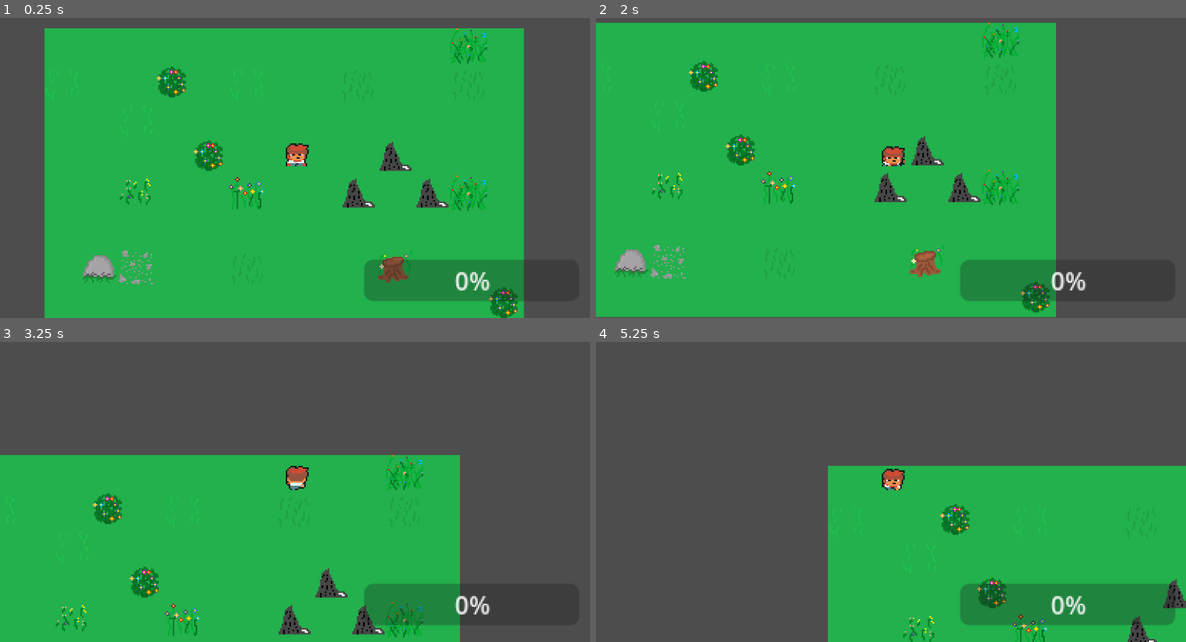
Above: before the commit, frames 1-4 (two rows, left to right).
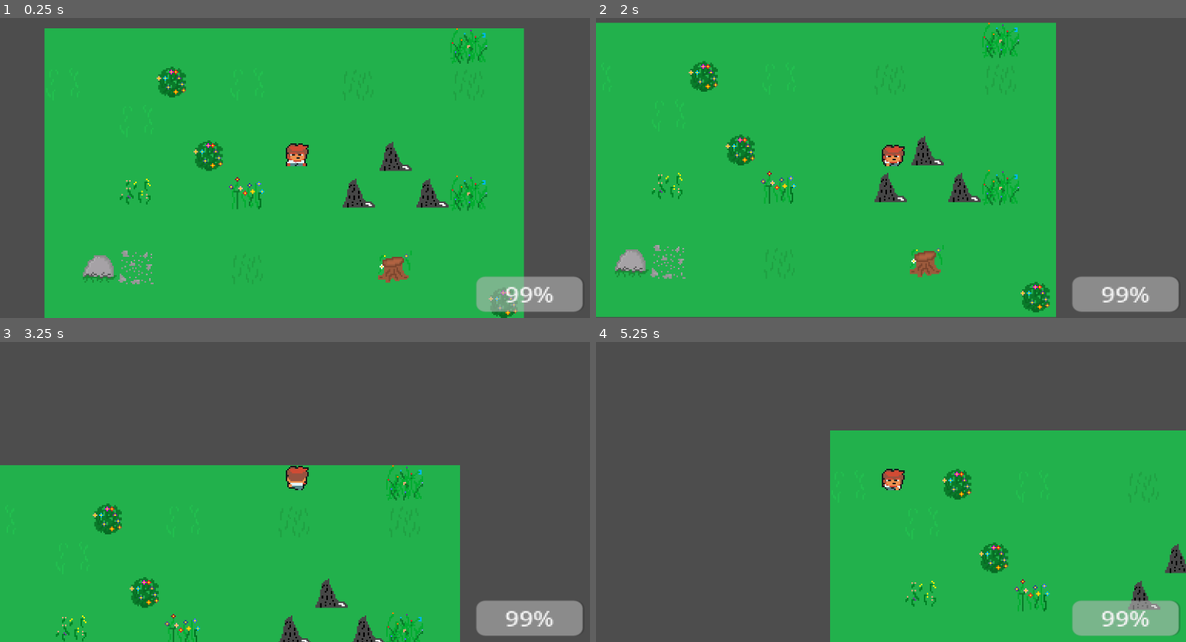
Above: after the commit, the same moments.

Repository: Jelombo/KnightsBadHairDay
Game: Godot game, scene res://Scenes/game.tscn
The game is run twice, just before and just after one commit, with the same random seed, the same clock (stepped at 60 frames per second) and the same inputs.
Inputs (mouse positions are in pixels of both pictures, inside the frame that each line leads up to):
- Up to frame 1 (0.25 s): no input
- Up to frame 2 (2 s): tap Enter at 0.5 s; move the mouse to (1020, 135) at 0.52 s; hold D (right) 0.53-1.28 s; tap Space (Dash) at 0.6 s; click (1020, 135) at 0.8 s; move the mouse to (773, 168) at 1.27 s; hold S (down) from 1.28 s (still down); click (773, 168) at 1.35 s; tap Q (useAbility, bound only after the commit) at 1.55 s
- Up to frame 3 (3.25 s): move the mouse to (354, 405) at 2.02 s; release S (down) at 2.03 s; hold D (right) 2.03-2.78 s; tap Q (useAbility, bound only after the commit) at 2.1 s; tap Space (Dash) at 2.3, 2.85 s; move the mouse to (265, 543) at 2.77 s; hold W (up) from 2.78 s (still down); click (265, 543) at 3.05 s
- Up to frame 4 (5.25 s): move the mouse to (1068, 525) at 3.52 s; release W (up) at 3.53 s; hold A (left) 3.53-5.03 s; click (1068, 525) at 3.6 s; tap Q (useAbility, bound only after the commit) at 3.8, 4.35 s; move the mouse to (714, 426) at 4.27 s; tap Space (Dash) at 4.55, 5.1 s; move the mouse to (920, 477) at 5.02 s; hold S (down) from 5.03 s (still down)

The runs differ from the first frame. In frame 1, 5.2% of the frame differs, in the area x 61-99%, y 80-99%; in frame 2, 4.6%; in frame 3, 9.9%; in frame 4, 15%, in the area x 39-100%, y 29-100%.

Commit message:
Add files via upload

Diff:
--- a/Scenes/game.tscn
+++ b/Scenes/game.tscn
@@ -76,9 +76,11 @@
 position = Vector2(-1, -4)
 zoom = Vector2(3, 3)
 
-[node name="healthBar" type="ProgressBar" parent="player"]
-offset_left = 44.0
-offset_top = 66.0
-offset_right = 184.0
-offset_bottom = 93.0
+[node name="abilityBar" type="ProgressBar" parent="player"]
+offset_left = 117.0
+offset_top = 77.0
+offset_right = 188.0
+offset_bottom = 104.0
+scale = Vector2(0.989613, 0.848668)
 page = 1.0
+value = 99.0
--- a/Scenes/player.tscn
+++ b/Scenes/player.tscn
@@ -1,9 +1,25 @@
-[gd_scene load_steps=26 format=3 uid="uid://hr8vikfj7c3m"]
+[gd_scene load_steps=30 format=3 uid="uid://hr8vikfj7c3m"]
 
 [ext_resource type="Script" path="res://Script/player.gd" id="1_7uckr"]
 [ext_resource type="Texture2D" uid="uid://c2f1npu6kbpce" path="res://Assets/SpriteSheet.png" id="2_046l0"]
 [ext_resource type="Script" path="res://Scenes/player_animations.gd" id="3_n8lno"]
 
+[sub_resource type="AtlasTexture" id="AtlasTexture_y4cpp"]
+atlas = ExtResource("2_046l0")
+region = Rect2(0, 96, 16, 16)
+
+[sub_resource type="AtlasTexture" id="AtlasTexture_bqufi"]
+atlas = ExtResource("2_046l0")
+region = Rect2(32, 96, 16, 16)
+
+[sub_resource type="AtlasTexture" id="AtlasTexture_ncg3i"]
+atlas = ExtResource("2_046l0")
+region = Rect2(16, 96, 16, 16)
+
+[sub_resource type="AtlasTexture" id="AtlasTexture_31nsg"]
+atlas = ExtResource("2_046l0")
+region = Rect2(48, 96, 16, 16)
+
 [sub_resource type="AtlasTexture" id="AtlasTexture_eb1j4"]
 atlas = ExtResource("2_046l0")
 region = Rect2(16, 0, 16, 16)
@@ -86,6 +102,28 @@
 
 [sub_resource type="SpriteFrames" id="SpriteFrames_x5p2c"]
 animations = [{
+"frames": [{
+"duration": 1.0,
+"texture": SubResource("AtlasTexture_y4cpp")
+}, {
+"duration": 1.0,
+"texture": SubResource("AtlasTexture_bqufi")
+}],
+"loop": true,
+"name": &"ability_use",
+"speed": 5.0
+}, {
+"frames": [{
+"duration": 1.0,
+"texture": SubResource("AtlasTexture_ncg3i")
+}, {
+"duration": 1.0,
+"texture": SubResource("AtlasTexture_31nsg")
+}],
+"loop": true,
+"name": &"attack",
+"speed": 5.0
+}, {
 "frames": [{
 "duration": 1.0,
 "texture": SubResource("AtlasTexture_eb1j4")
@@ -195,9 +233,10 @@
 [node name="playerAnimations" type="AnimatedSprite2D" parent="."]
 position = Vector2(0, -3)
 sprite_frames = SubResource("SpriteFrames_x5p2c")
-animation = &"back_walk"
+animation = &"ability_use"
 autoplay = "front_idle"
-frame_progress = 0.446203
+frame = 1
+frame_progress = 0.864141
 script = ExtResource("3_n8lno")
 
 [node name="CollisionShape2D" type="CollisionShape2D" parent="."]
--- a/Scenes/player_animations.gd
+++ b/Scenes/player_animations.gd
@@ -8,6 +8,12 @@
 	"left_walk": "left_idle",
 	"right_walk": "right_idle"
 }
+
+func attack_Animation():
+	play("attack")
+
+func ability_Use_Animation():
+	play("ability_use")
 
 func play_movement_animation(velocity: Vector2):
 	if velocity.x > 0:
--- a/Script/player.gd
+++ b/Script/player.gd
@@ -4,8 +4,11 @@
 
 @onready var animated_sprite_2d: AnimationController = $playerAnimations
 @onready var timerDash: Timer = $dashTimer
+@onready var manaProgress: ProgressBar = $abilityBar
 
-var SPEED = 5000.0
+var SPEED = 7000.0
+var MANABAR = 100
+var abilityUse = 25
 
 
 func _end_dash():
@@ -27,7 +30,14 @@
 
 	if Input.is_action_just_pressed("Dash"):
 		timerDash.start()
-		SPEED = 10000.0
-		get_tree().create_timer(0.5).timeout.connect(_end_dash)
+		SPEED = 21000.0
+		get_tree().create_timer(0.15).timeout.connect(_end_dash)
+
+	if Input.is_action_just_pressed("useAbility"):
+		animated_sprite_2d.ability_Use_Animation()
+
+	if Input.is_action_just_pressed("attack"):
+		animated_sprite_2d.attack_Animation()
+		manaProgress = manaProgress
 
 	move_and_slide()
--- a/project.godot
+++ b/project.godot
@@ -47,9 +47,14 @@
 "events": [Object(InputEventKey,"resource_local_to_scene":false,"resource_name":"","device":-1,"window_id":0,"alt_press …(192 unchanged characters)…
 ]
 }
-healthBarTest={
+useAbility={
 "deadzone": 0.5,
 "events": [Object(InputEventKey,"resource_local_to_scene":false,"resource_name":"","device":-1,"window_id":0,"alt_press …(192 unchanged characters)…
+]
+}
+attack={
+"deadzone": 0.5,
+"events": [Object(InputEventMouseButton,"resource_local_to_scene":false,"resource_name":"","device":-1,"window_id":0,"alt_pressed":false,"shift_pressed":false,"ctrl_pressed":false,"meta_pressed":false,"button_mask":1,"position":Vector2(120, 14),"global_position":Vector2(129, 60),"factor":1.0,"button_index":1,"canceled":false,"pressed":true,"double_click":false,"script":null)
 ]
 }
 
